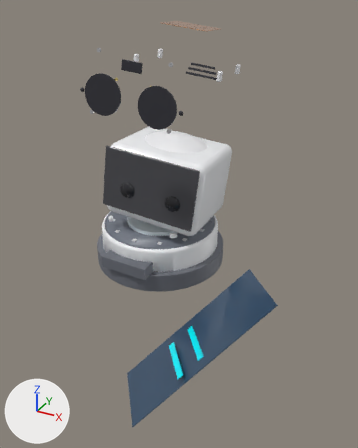
The Blender file cad/aura_assembly.blend, before and after one commit.
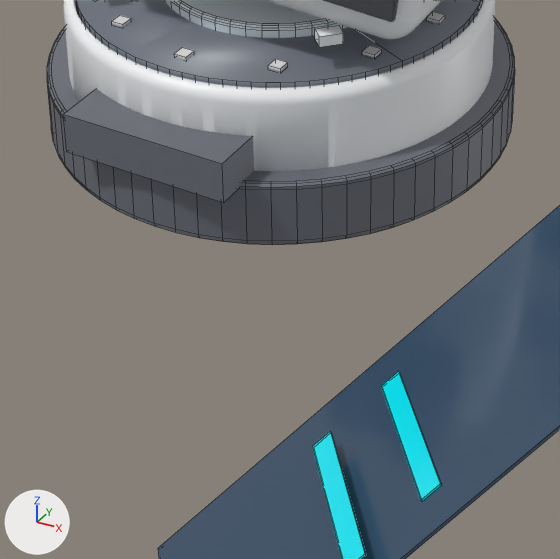
Old and new are each drawn whole from a camera (50 mm lens) standing at (223.0, -370.0, 269.0) and looking at (53.0, -58.0, 77.0) and again close up on the part from 24% to 66% of the width and 50% to 84% of the height. Lighting does not change. The marker at lower left points along +X, +Y and +Z. The older version's two pictures come first. The close-ups show mesh edges as thin lines.

In view in the first close-up: 'AURA_Desktop_Docking_Stand', 'AURA_Halo_Diffuser_Ring', 'AURA_Magnetic_Face_Visor', 'AURA_Skull_Frame', 'AURA_Torso_Chassis_Base', 'Phone_Screen_Glass', 'Phone_UI_Slider_1', 'Phone_UI_Slider_2', 'Stand_Acoustic_Notch_Cut', 'Turntable_608ZZ_Bearing_Assembly' and 6 more.
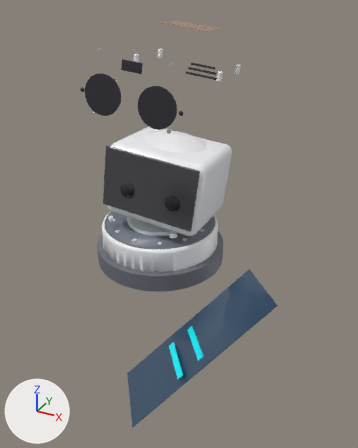
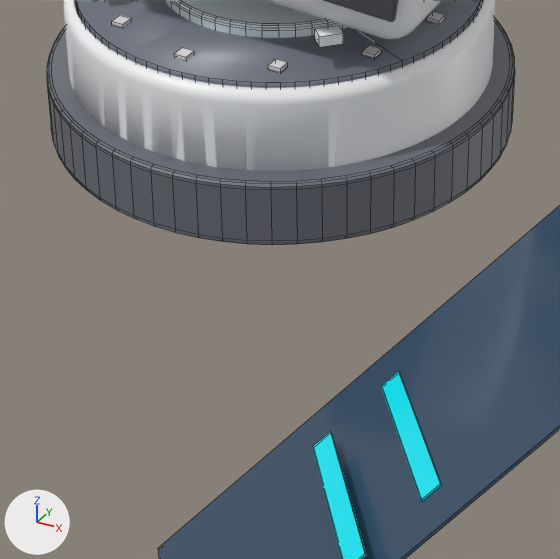
The change, as JSON lines over the scene's bpy script:
```json
{"op": "add", "block": "ob_stand_acoustic_notch_cut", "code": "ob_stand_acoustic_notch_cut.hide_viewport = True"}
```

Boxes (x1, y1, x2, y2) around the edits, measured in the close-ups (560 x 559 px):
```json
{"object": "Stand_Acoustic_Notch_Cut", "change": "hidden", "before": [63, 88, 254, 202]}
```
